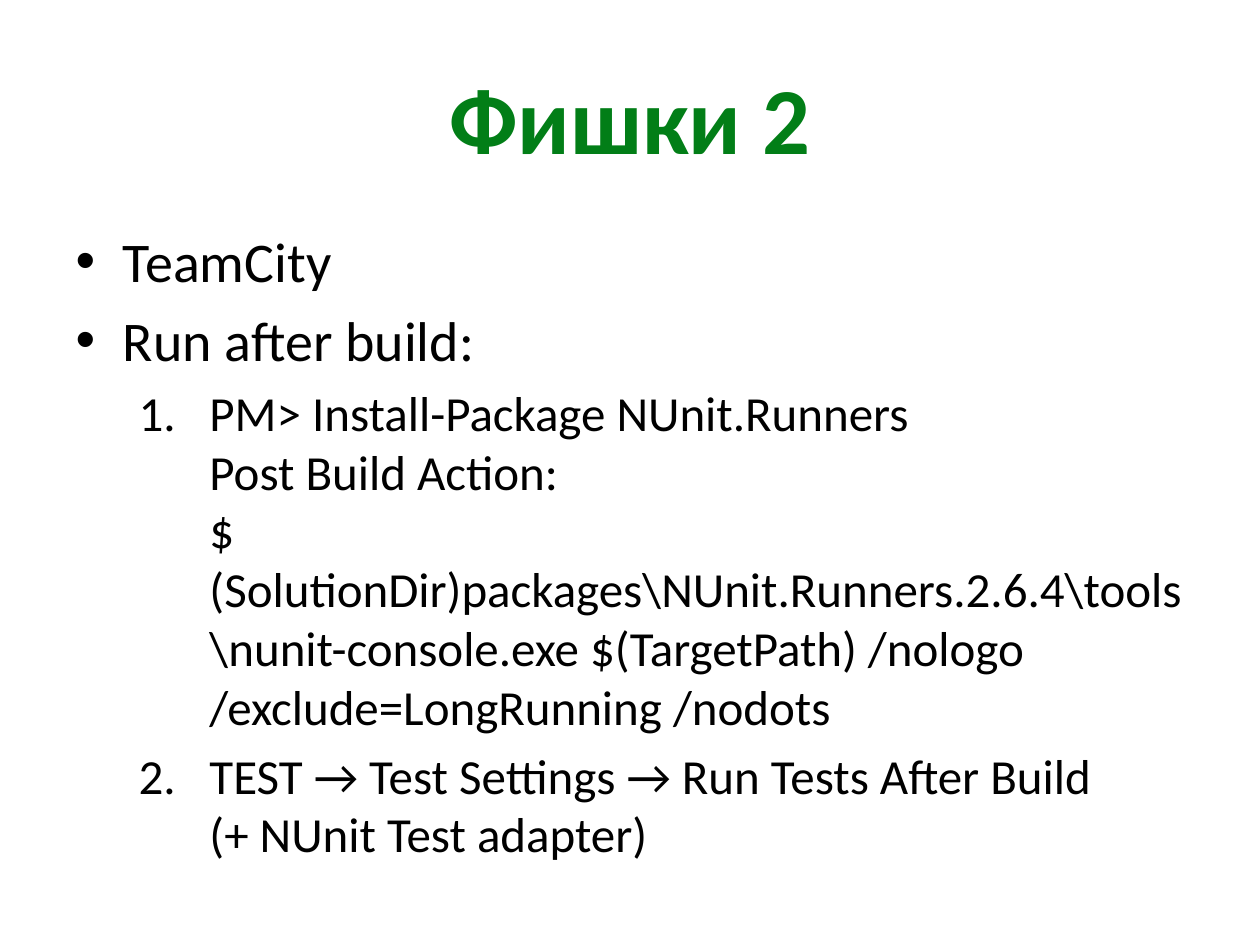
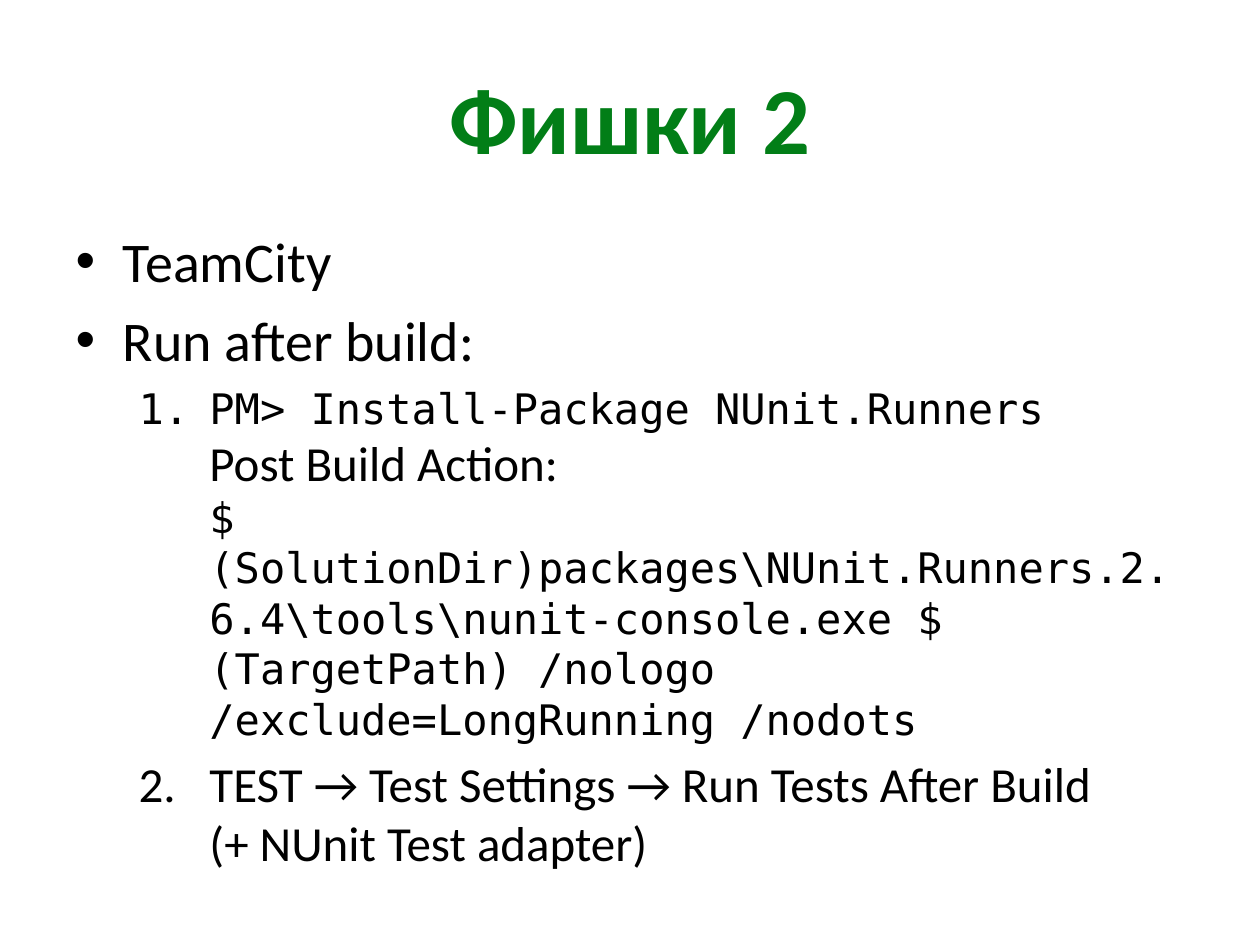
Before and after one commit to xoposhiy/testing-course, a slide deck: slide 6 of day1.pptx. Drawn at 1260x945 pixels with LibreOffice and Linux fonts; fonts in the diff are those of the drawing. Boxes give left, top, right and bottom in pixels: in the first picture for what was removed or moved away, otherwise in the second. Text is boxed around its words. In the diff, an @@ line names an element or a change of style, - is before the commit and + after.

```diff
--- a/day1.pptx
+++ b/day1.pptx
@@ text at bbox=[209, 392, 1170, 744]: size 28 to 24 pt, font Calibri to DejaVu Sans Mono in "PM> Install-Package NUnit.Runners $(SolutionDir)packages\NUn ..." @@
```
Also in this commit, not shown: 2 other slides changed.
